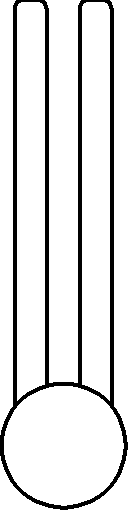
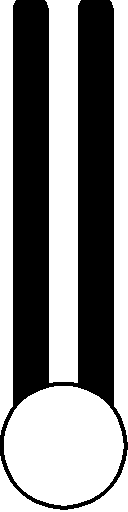
Before/after of a 128x512 layered artwork. What changed in the layer stack:
painted on "Layer 3" over [17, 2, 110, 401]
